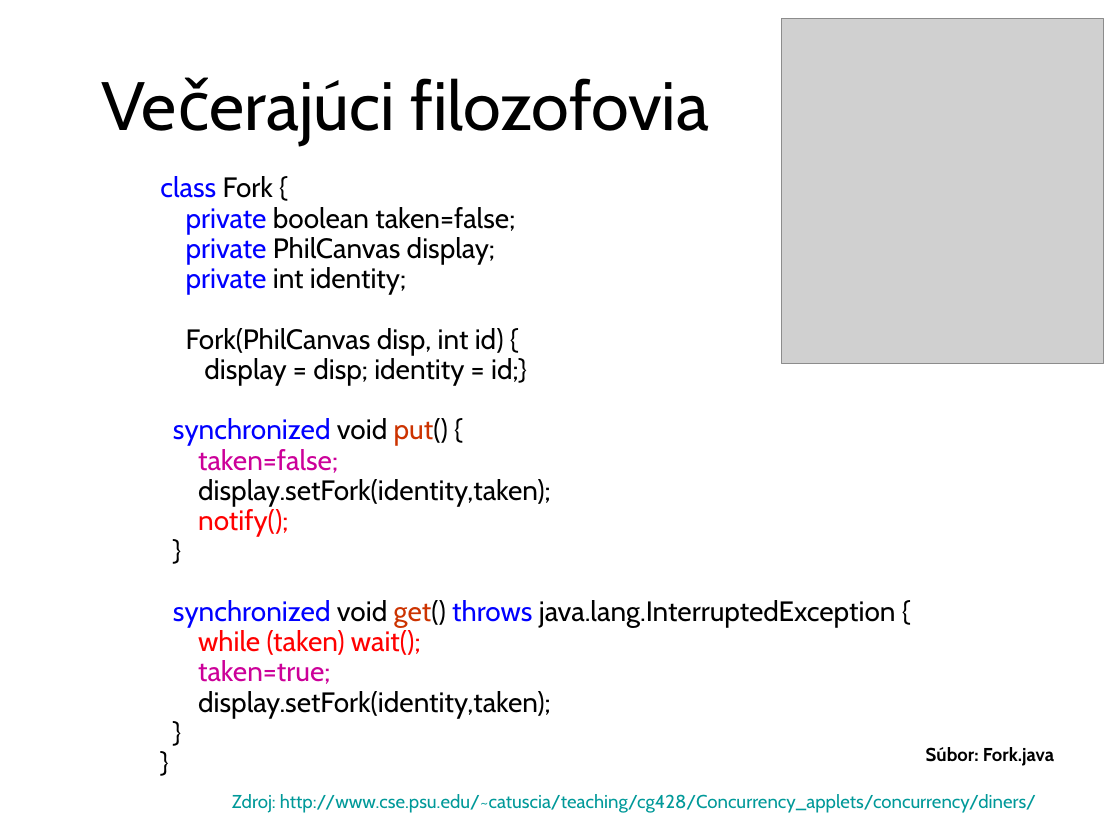
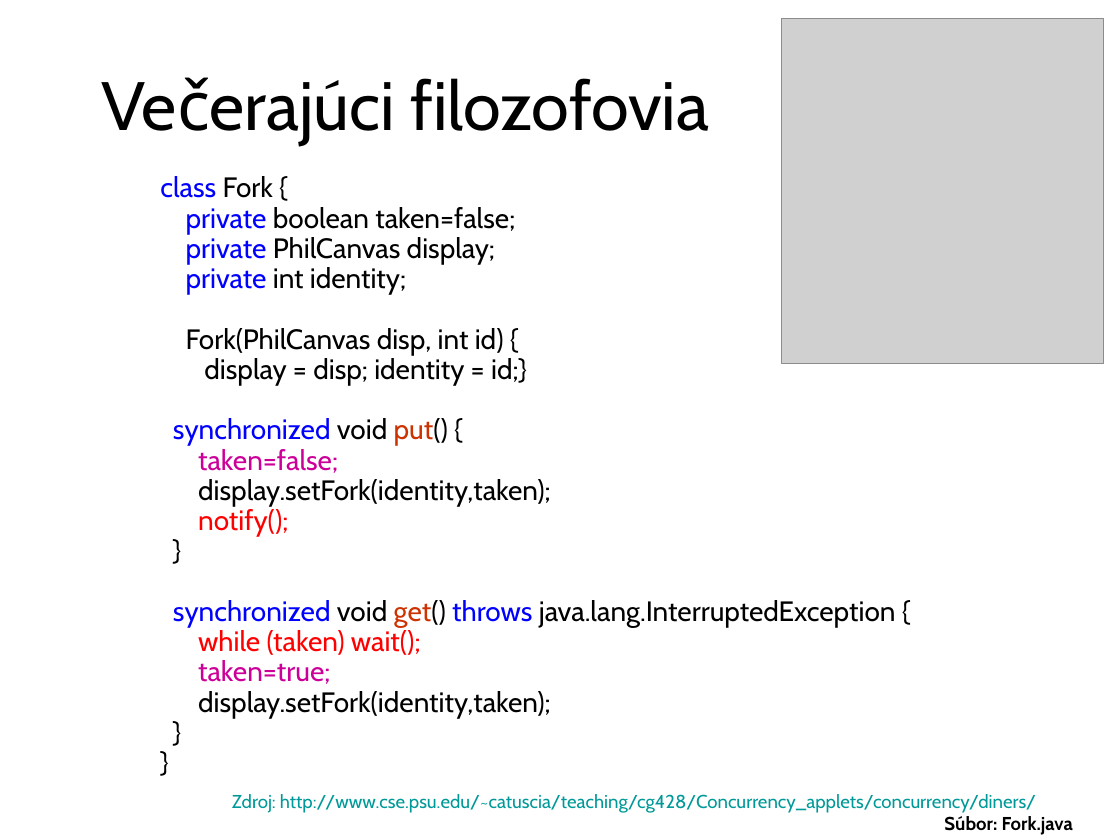
Before and after one commit to Programovanie4/Prednasky, a slide deck: slide 24 of 09/09_java.ppt. Drawn at 1120x840 pixels with LibreOffice and Linux fonts; fonts in the diff are those of the drawing; grey boxes stand for pictures. Boxes give left, top, right and bottom in pixels: in the first picture for what was removed or moved away, otherwise in the second. Text is boxed around its words. In the diff, an @@ line names an element or a change of style, - is before the commit and + after.

```diff
--- a/09/09_java.ppt
+++ b/09/09_java.ppt
@@ text "Súbor: Fork.java" moved from (x1=926, y1=747, x2=1054, y2=766) to (x1=944, y1=816, x2=1073, y2=835) @@
```
Also in this commit, not shown: 7 other slides changed, 3 other files.
